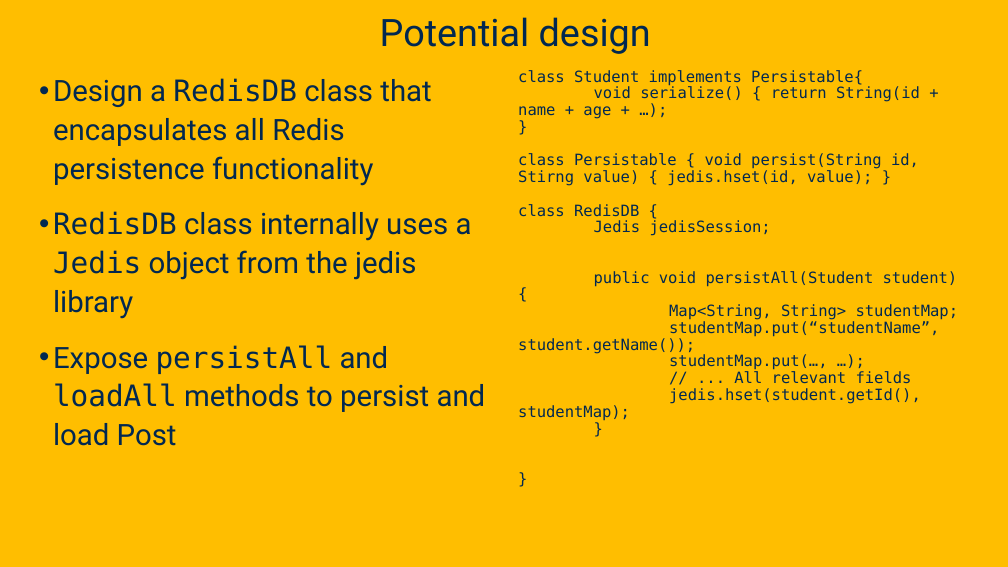
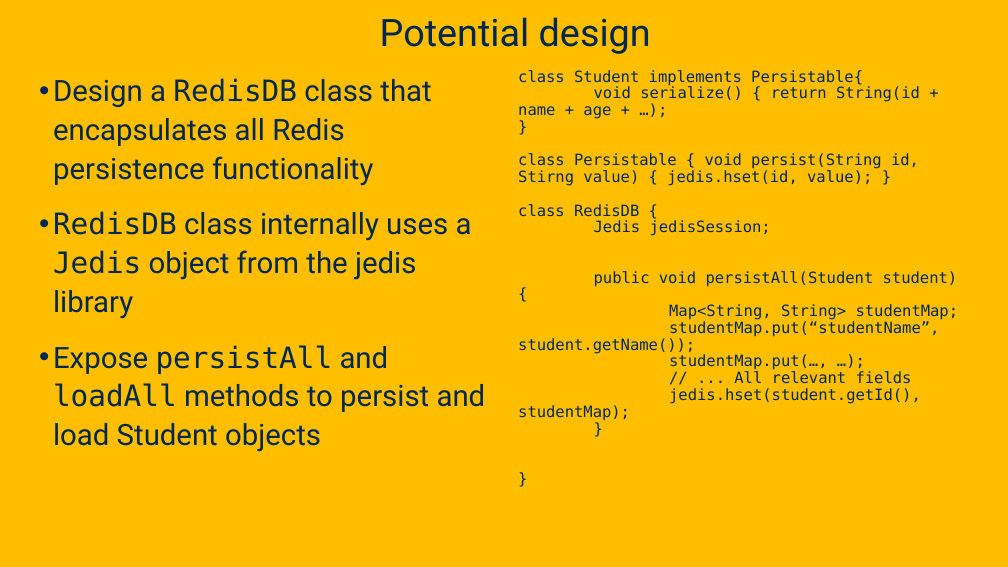
Before and after one commit to davsec-teaching/ECS_160, a slide deck: slide 8 of slides/Reflection.pptx (slide 9 before the commit). Drawn at 1008x567 pixels with LibreOffice and Linux fonts; fonts in the diff are those of the drawing; background and template pictures are left out. Boxes give left, top, right and bottom in pixels: in the first picture for what was removed or moved away, otherwise in the second. Text is boxed around its words. In the diff, an @@ line names an element or a change of style, - is before the commit and + after.

```diff
--- a/slides/Reflection.pptx
+++ b/slides/Reflection.pptx
@@ text at [53, 345, 486, 452]: text changed @@
-• Expose persistAll and loadAll methods to persist and load Post
+• Expose persistAll and loadAll methods to persist and load Student objects
```
Also in this commit, not shown: 15 other slides changed, 22 slides removed, 1 other file.
